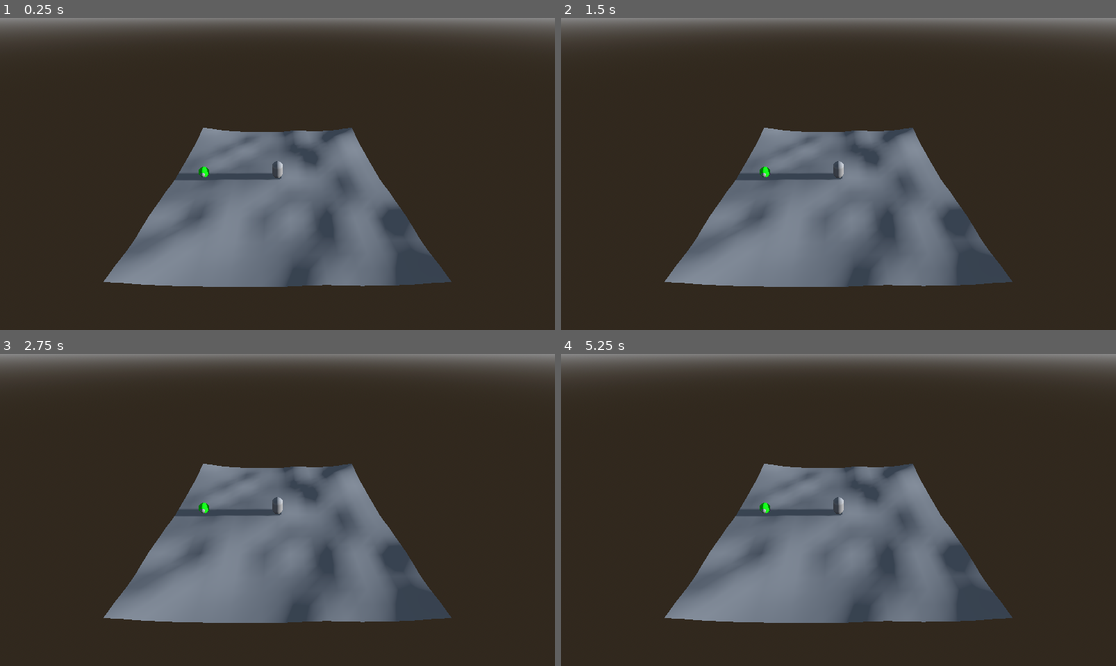
Above: before the commit, frames 1-4 (two rows, left to right).
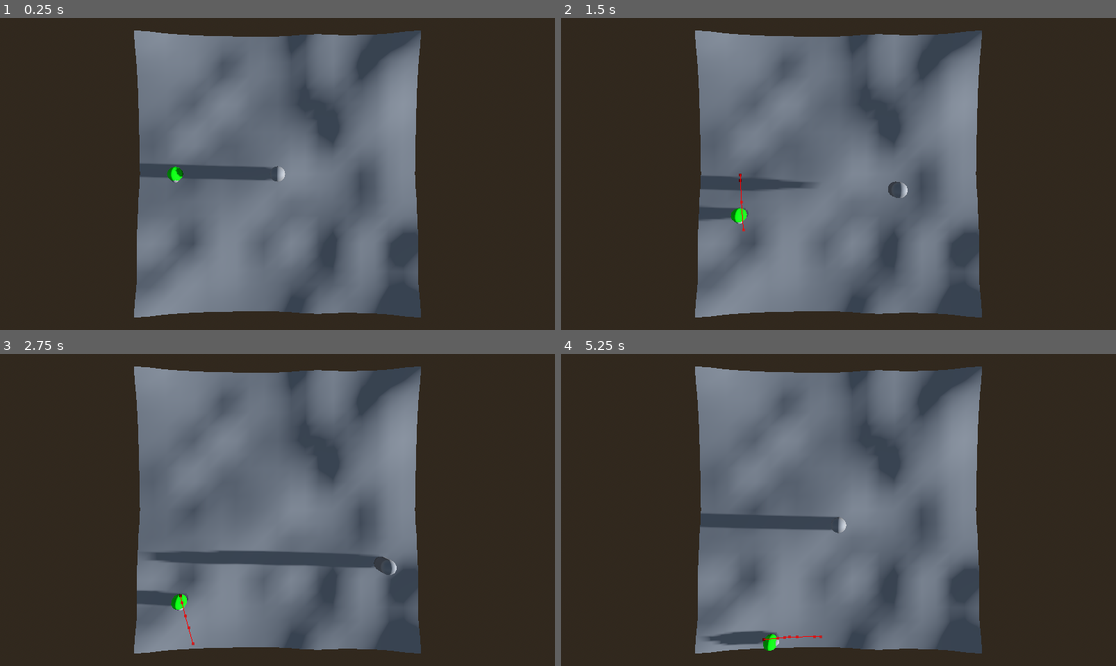
Above: after the commit, the same moments.

Repository: mastervel/AIBehavior
Game: Godot game, scene res://world.tscn
Two runs of this game, one before a commit and one after it. Both use one fixed random seed, a clock stepped at 60 frames per second and the inputs below. Before the commit the project has no main scene; this scene is started directly in both runs.
Inputs:
- Up to frame 1 (0.25 s): no input
- Up to frame 2 (1.5 s): tap Enter (follow, bound only after the commit) at 0.5 s; hold Right (right, bound only after the commit) 0.53-1.28 s; hold Enter (follow, bound only after the commit) 0.53-1.28 s; tap Space (jump, bound only after the commit) at 0.77, 0.8, 1.07, 1.35 s; hold Down (down, bound only after the commit) from 1.28 s (still down)
- Up to frame 3 (2.75 s): tap Space (jump, bound only after the commit) at 1.52, 1.82, 2.3 s; tap Enter (follow, bound only after the commit) at 1.55 s; release Down (down, bound only after the commit) at 2.03 s; hold Right (right, bound only after the commit) from 2.03 s (still down); hold Enter (follow, bound only after the commit) from 2.03 s (still down)
- Up to frame 4 (5.25 s): release Right (right, bound only after the commit) at 2.78 s; release Enter (follow, bound only after the commit) at 2.78 s; hold Up (up, bound only after the commit) 2.78-3.53 s; tap Enter (follow, bound only after the commit) at 2.85, 4.35 s; tap Space (jump, bound only after the commit) at 3.02, 3.32, 3.6, 3.77, 4.07, 4.52, 4.82 s; hold Left (left, bound only after the commit) 3.53-5.03 s; hold Down (down, bound only after the commit) from 5.03 s (still down); hold Enter (follow, bound only after the commit) from 5.03 s (still down)

The runs differ from the first frame. In frame 1, 35% of the frame differs, in the area x 0-100%, y 0-96%; in frame 2, 35%; in frame 3, 36%; in frame 4, 36%.

Commit message:
State systemn

Diff:
--- a/ai-behaviour/enemy.gd
+++ b/ai-behaviour/enemy.gd
@@ -11,24 +11,56 @@
 	pass
 
 func _physics_process(delta: float) -> void:
-	if has_target == false and Input.is_action_just_pressed("follow"):
-		print("follow the leader!")
+	if has_target == false and Input.is_action_pressed("follow"):
 		has_target = true
-		nav_agent.target_position = player.global_position
+		nav_agent.target_position = _get_random_position()
 
 	if has_target:
-		var next_path_pos := nav_agent.get_next_path_position()
-		var direction := global_position.direction_to(next_path_pos)
-		velocity = direction * SPEED
-
-		if nav_agent.is_navigation_finished():
-			has_target = false
-			velocity = Vector3.ZERO
-
-		var ROTATION_SPEED := 4.0
-		var target_rotation := direction.signed_angle_to(Vector3.MODEL_FRONT, Vector3.DOWN)
-		if abs(target_rotation - rotation.y) > deg_to_rad(60):
-			ROTATION_SPEED = 20.0
-		rotation.y = move_toward(rotation.y, target_rotation, delta * ROTATION_SPEED)
+		_move_to_target(delta)
+	else:
+		velocity.x = lerp(velocity.x, 0.0, delta)
+		velocity.z = lerp(velocity.z, 0.0, delta)
 
 	move_and_slide()
+
+#region Helper
+func _move_to_target(delta: float) -> void:
+	var next_path_pos := nav_agent.get_next_path_position()
+	var direction := global_position.direction_to(next_path_pos) * Vector3(1.0,0.0,1.0)
+	velocity = direction * SPEED
+
+	if nav_agent.is_navigation_finished():
+		has_target = false
+		velocity = Vector3.ZERO
+
+	var ROTATION_SPEED := 4.0
+	var target_rotation := direction.signed_angle_to(Vector3.MODEL_FRONT, Vector3.DOWN)
+	if abs(target_rotation - rotation.y) > deg_to_rad(60):
+		ROTATION_SPEED = 20.0
+	rotation.y = move_toward(rotation.y, target_rotation, delta * ROTATION_SPEED)
+
+func _look_at_target(delta: float, target: Node3D,
+		use_model_front: bool = false, look_at_speed: float = 5.0
+	) -> void:
+	var forward = (target.global_position - global_position).normalized()
+	var z = (forward if use_model_front else -forward)
+	var x = Vector3.UP.cross(z).normalized()
+	var y = z.cross(x)
+	global_transform.basis = lerp(
+		global_transform.basis, Basis(x,y,z), delta * look_at_speed
+		)
+
+func _get_random_position(dist: float = 4.0, degrees: float = 20.0) -> Vector3:
+	var forward = global_transform.basis.z.normalized()
+	var rand_angle := randf_range(-degrees,degrees)
+	var rotated_forward = forward.rotated(Vector3.UP,deg_to_rad(rand_angle))
+	return global_transform.origin + rotated_forward * dist
+#endregion
+
+
+func _on_body_entered(_body: Node3D) -> void:
+	pass # Replace with function body.
+
+
+func _on_body_exited(_body: Node3D) -> void:
+	pass # Replace with function body.
--- a/ai-behaviour/enemy.tscn
+++ b/ai-behaviour/enemy.tscn
@@ -19,13 +19,11 @@
 [sub_resource type="CylinderShape3D" id="CylinderShape3D_7k104"]
 height = 1.025
 
-[node name="Enemy" type="CharacterBody3D" node_paths=PackedStringArray("nav_agent", "vision_area", "enemy_body")]
+[node name="Enemy" type="CharacterBody3D" node_paths=PackedStringArray("nav_agent")]
 collision_layer = 2
 collision_mask = 3
 script = ExtResource("1_7k104")
 nav_agent = NodePath("NavigationAgent3D")
-vision_area = NodePath("Vision")
-enemy_body = NodePath("Body")
 
 [node name="Body" type="MeshInstance3D" parent="."]
 material_override = SubResource("StandardMaterial3D_7k104")
--- a/ai-behaviour/player.gd
+++ b/ai-behaviour/player.gd
@@ -14,8 +14,6 @@
 	if Input.is_action_just_pressed("jump") and is_on_floor():
 		velocity.y = JUMP_VELOCITY
 
-	# Get the input direction and handle the movement/deceleration.
-	# As good practice, you should replace UI actions with custom gameplay actions.
 	var input_dir := Input.get_vector("left", "right", "up", "down")
 	var direction := (transform.basis * Vector3(input_dir.x, 0, input_dir.y)).normalized()
 	if direction:
--- a/ai-behaviour/project.godot
+++ b/ai-behaviour/project.godot
@@ -11,5 +11,43 @@
 [application]
 
 config/name="AIBehaviour"
+run/main_scene="uid://bmknmuif4cru3"
 config/features=PackedStringArray("4.5", "Forward Plus")
 config/icon="res://icon.svg"
+
+[display]
+
+window/vsync/vsync_mode=0
+
+[input]
+
+jump={
+"deadzone": 0.2,
+"events": [Object(InputEventKey,"resource_local_to_scene":false,"resource_name":"","device":-1,"window_id":0,"alt_pressed":false,"shift_pressed":false,"ctrl_pressed":false,"meta_pressed":false,"pressed":false,"keycode":0,"physical_keycode":32,"key_label":0,"unicode":32,"location":0,"echo":false,"script":null)
+]
+}
+up={
+"deadzone": 0.2,
+"events": [Object(InputEventKey,"resource_local_to_scene":false,"resource_name":"","device":-1,"window_id":0,"alt_pressed":false,"shift_pressed":false,"ctrl_pressed":false,"meta_pressed":false,"pressed":false,"keycode":0,"physical_keycode":4194320,"key_label":0,"unicode":0,"location":0,"echo":false,"script":null)
+]
+}
+down={
+"deadzone": 0.2,
+"events": [Object(InputEventKey,"resource_local_to_scene":false,"resource_name":"","device":-1,"window_id":0,"alt_pressed":false,"shift_pressed":false,"ctrl_pressed":false,"meta_pressed":false,"pressed":false,"keycode":0,"physical_keycode":4194322,"key_label":0,"unicode":0,"location":0,"echo":false,"script":null)
+]
+}
+left={
+"deadzone": 0.2,
+"events": [Object(InputEventKey,"resource_local_to_scene":false,"resource_name":"","device":-1,"window_id":0,"alt_pressed":false,"shift_pressed":false,"ctrl_pressed":false,"meta_pressed":false,"pressed":false,"keycode":0,"physical_keycode":4194319,"key_label":0,"unicode":0,"location":0,"echo":false,"script":null)
+]
+}
+right={
+"deadzone": 0.2,
+"events": [Object(InputEventKey,"resource_local_to_scene":false,"resource_name":"","device":-1,"window_id":0,"alt_pressed":false,"shift_pressed":false,"ctrl_pressed":false,"meta_pressed":false,"pressed":false,"keycode":0,"physical_keycode":4194321,"key_label":0,"unicode":0,"location":0,"echo":false,"script":null)
+]
+}
+follow={
+"deadzone": 0.2,
+"events": [Object(InputEventKey,"resource_local_to_scene":false,"resource_name":"","device":-1,"window_id":0,"alt_pressed":false,"shift_pressed":false,"ctrl_pressed":false,"meta_pressed":false,"pressed":false,"keycode":0,"physical_keycode":4194309,"key_label":0,"unicode":0,"location":0,"echo":false,"script":null)
+]
+}
--- a/ai-behaviour/world.tscn
+++ b/ai-behaviour/world.tscn
@@ -37,9 +37,10 @@
 
 [node name="Player" parent="." instance=ExtResource("3_tlwt5")]
 transform = Transform3D(1, 0, 0, 0, 1, 0, 0, 0, 1, 0, 0.69941235, 0)
+collision_layer = 6
 
 [node name="Camera3D" type="Camera3D" parent="."]
-transform = Transform3D(1, 0, 0, 0, 0.78396446, 0.62080586, 0, -0.62080586, 0.78396446, 0, 12.951216, 15.296211)
+transform = Transform3D(1, 0, 0, 0, -4.371139e-08, 1, 0, -1, -4.371139e-08, 0, 15, 0)
 
 [node name="Enemy" parent="." node_paths=PackedStringArray("player") instance=ExtResource("4_aqk2v")]
 transform = Transform3D(1, 0, 0, 0, 1, 0, 0, 0, 1, -7, 1.0812702, 0)
@@ -56,3 +57,5 @@
 
 [node name="CollisionShape3D" type="CollisionShape3D" parent="NavigationRegion3D/Floor/StaticBody3D"]
 shape = SubResource("ConcavePolygonShape3D_tlwt5")
+
+[editable path="Enemy"]
Not shown: 1 places in ai-behaviour/enemy.tscn that only renumber resources
Not shown: 1 places in ai-behaviour/world.tscn that only renumber resources
Not shown, added: .DS_Store
